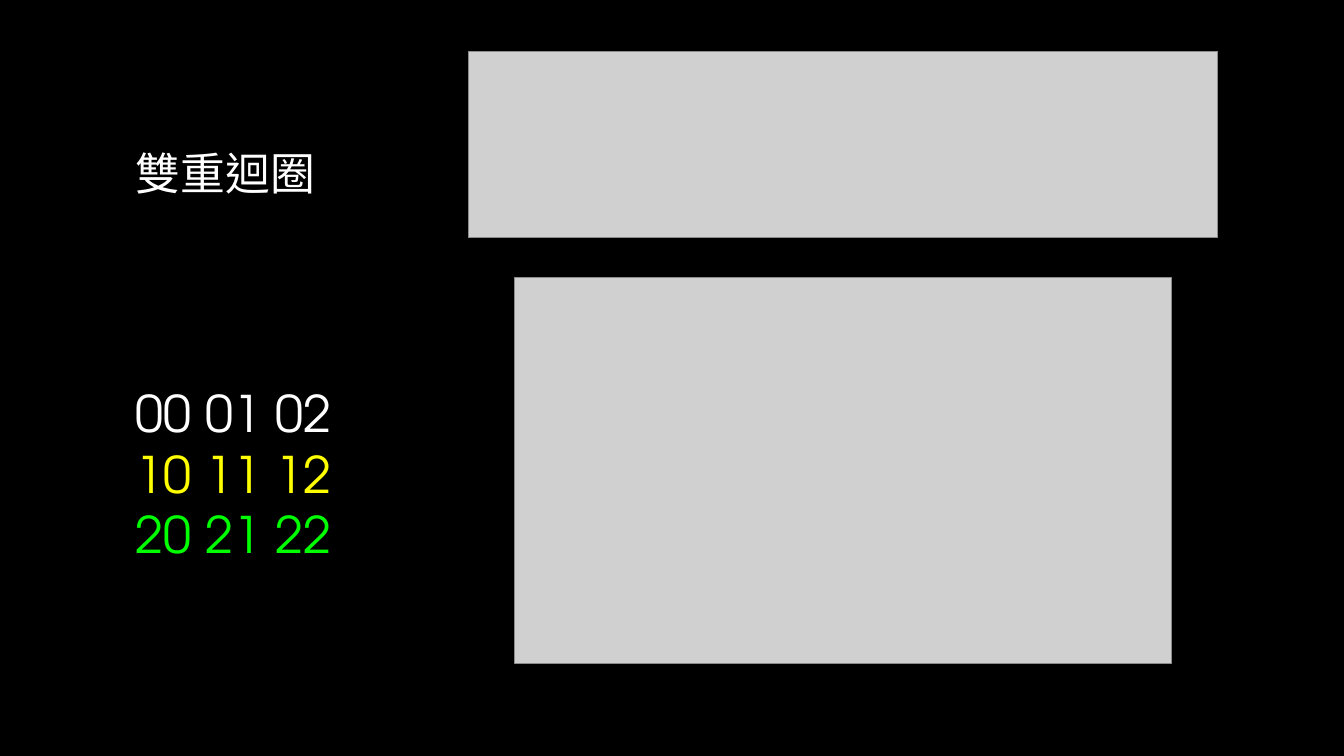
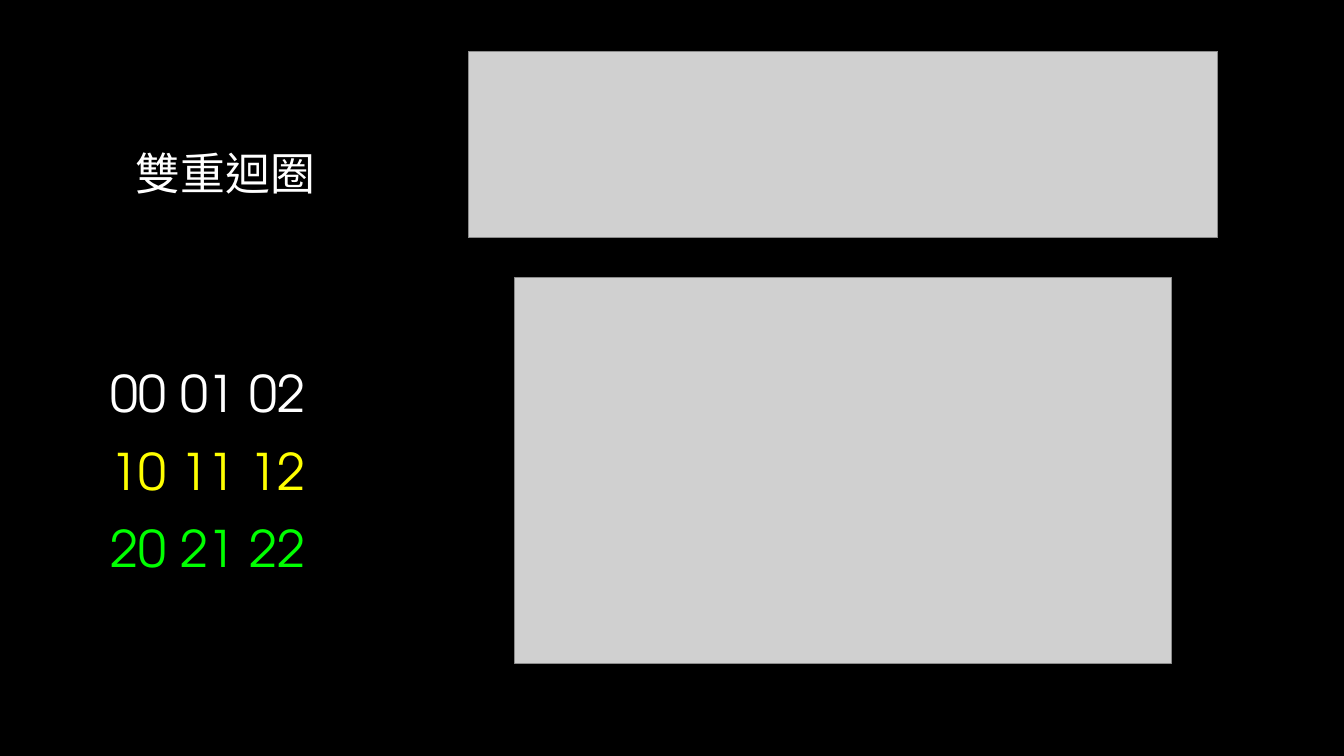
Before and after one commit to liuutin9/2023_summer_camp, a slide deck: slide 15 of 電機_C_Day_2.pptx. Drawn at 1344x756 pixels with LibreOffice and Linux fonts; fonts in the diff are those of the drawing; grey boxes stand for pictures; background and template pictures are left out. Boxes give left, top, right and bottom in pixels: in the first picture for what was removed or moved away, otherwise in the second. Text is boxed around its words. In the diff, an @@ line names an element or a change of style, - is before the commit and + after.

```diff
--- a/電機_C_Day_2.pptx
+++ b/電機_C_Day_2.pptx
@@ text "00 01 02" moved from (x1=136, y1=394, x2=331, y2=554) to (x1=110, y1=374, x2=306, y2=413) @@
@@ text added at (x1=110, y1=452, x2=306, y2=491), 36 pt, text #FFFF00 @@
+10 11 12
@@ text at (x1=136, y1=455, x2=331, y2=554): paragraphs removed @@
-10 11 12
-20 21 22
@@ text added at (x1=110, y1=529, x2=306, y2=568), 36 pt, text #00FF00 @@
+20 21 22
```
